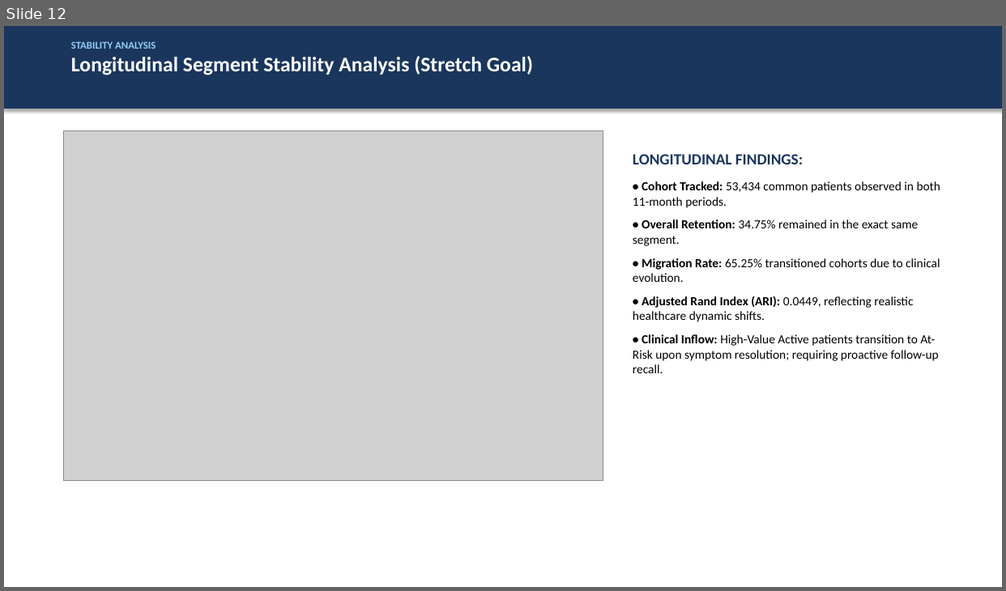
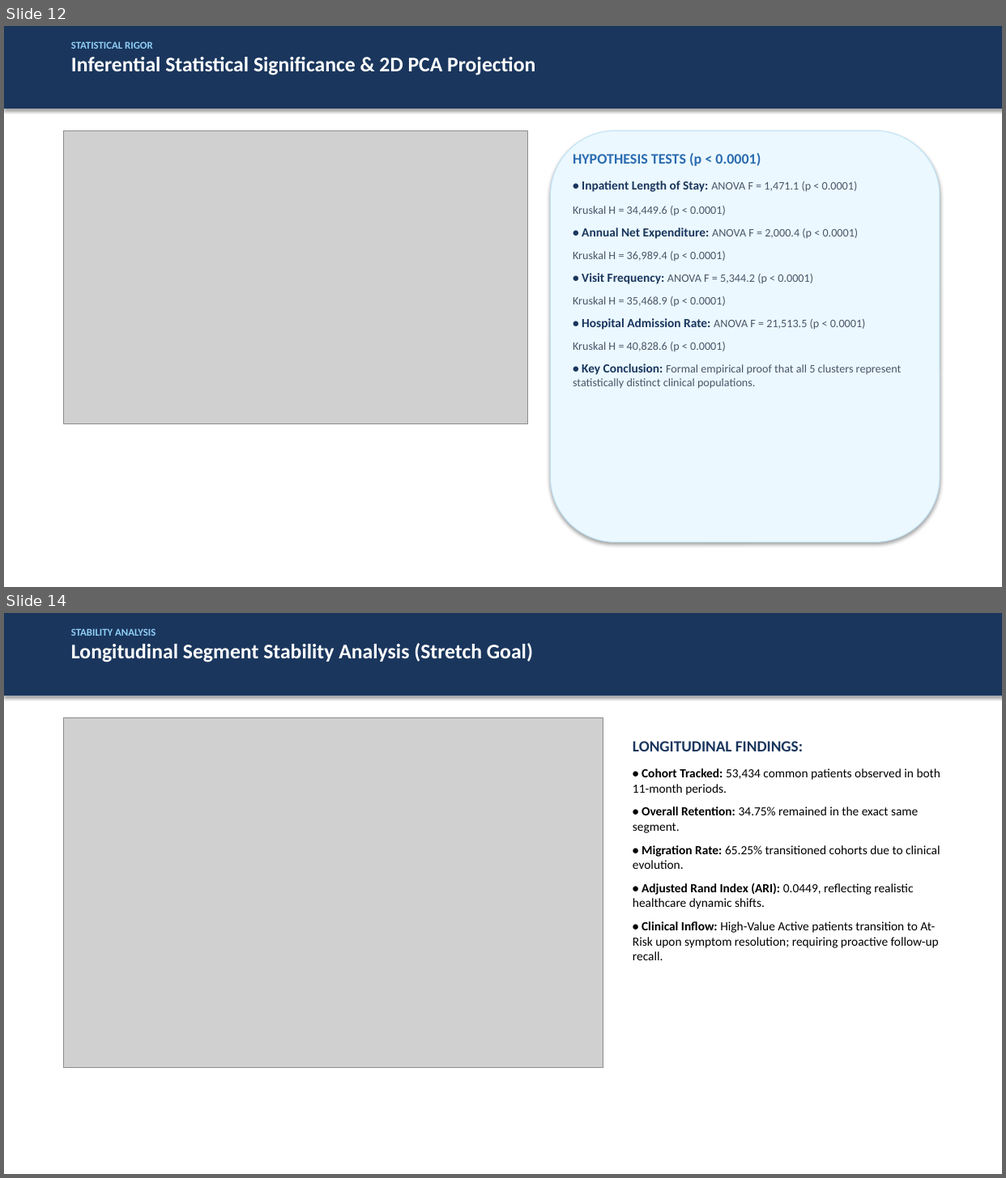
Before and after one commit to Naresh63-hub/Hospiq, a slide deck: HospitalIQ_Business_Presentation.pptx. Shown one above the other, each under a label of ours: slide 12 before the commit, slides 12 and 14 after it; the slides between them are not shown. The pictures are 1006x591 and 1006x1178 pixels, drawn with LibreOffice and Linux fonts; fonts in the diff are those of the drawing; grey boxes stand for pictures. Boxes give left, top, right and bottom in pixels: in the first picture for what was removed or moved away, otherwise in the second. Text is boxed around its words. In the diff, an @@ line names an element or a change of style, - is before the commit and + after.

```diff
--- a/HospitalIQ_Business_Presentation.pptx
+++ b/HospitalIQ_Business_Presentation.pptx
@@ slide 12 added at [4,26,1002,587], background #FFFFFF @@
@@ rectangle added at [4,26,1002,109], fill #1A365D, outline #1A365D 0.75 pt @@
@@ text added at [71,41,535,75], 20 pt, text #FFFFFF, bold @@
+STATISTICAL RIGOR
+Inferential Statistical Significance & 2D PCA Projection
@@ picture added at [64,130,528,425] @@
@@ rounded rectangle added at [551,130,940,543], fill #EBF8FF, outline #BEE3F8 0.75 pt @@
@@ text added at [573,153,901,389], 11 pt, text #4A5568 @@
+HYPOTHESIS TESTS (p < 0.0001)
+• Inpatient Length of Stay: ANOVA F = 1,471.1 (p < 0.0001)
+Kruskal H = 34,449.6 (p < 0.0001)
+• Annual Net Expenditure: ANOVA F = 2,000.4 (p < 0.0001)
+Kruskal H = 36,989.4 (p < 0.0001)
+• Visit Frequency: ANOVA F = 5,344.2 (p < 0.0001)
+Kruskal H = 35,468.9 (p < 0.0001)
+• Hospital Admission Rate: ANOVA F = 21,513.5 (p < 0.0001)
+Kruskal H = 40,828.6 (p < 0.0001)
+• Key Conclusion: Formal empirical proof that all 5 clusters represent statistically distinct clinical populations.
@@ what was slide 12 is now slide 14 @@
```
Also in this commit, not shown: 1 slide changed, 2 other slides added, 8 other files.
